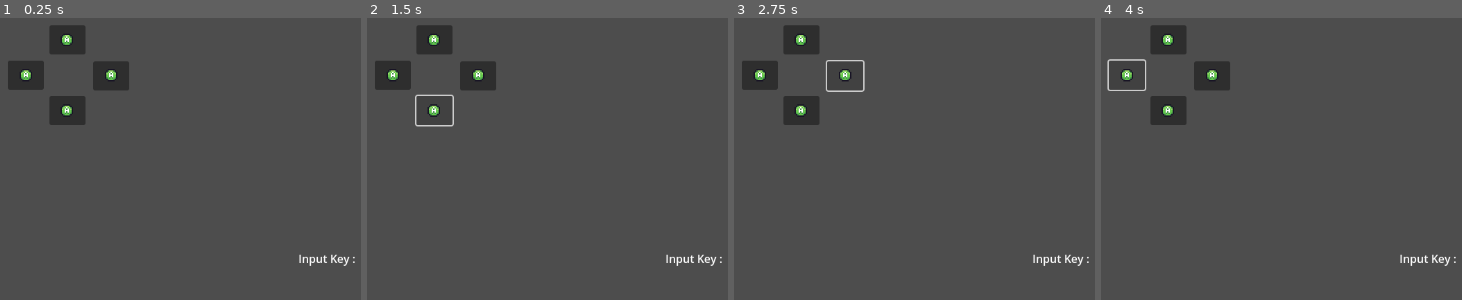
Above: before the commit, frames 1-4 (left to right).
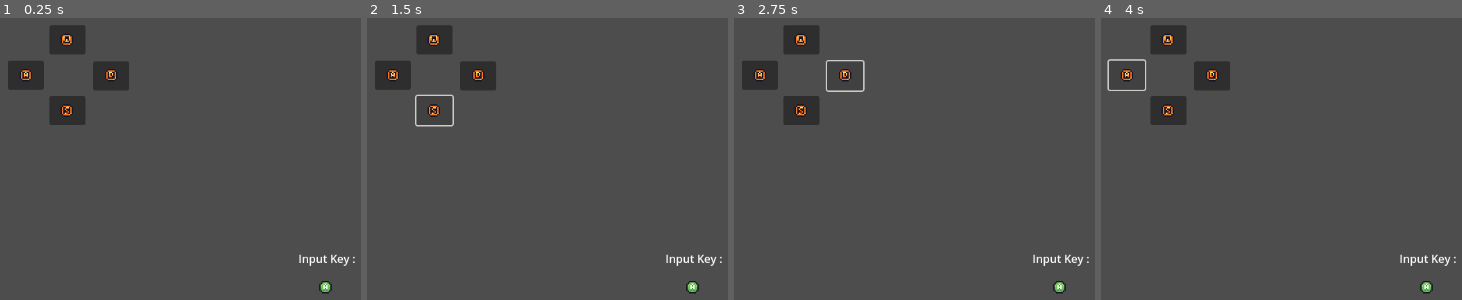
Above: after the commit, the same moments.

Repository: Lurjoy/KeyMappingTest
Game: Godot game, scene res://input_test.tscn
Two runs of this game, one before a commit and one after it. Both use one fixed random seed, a clock stepped at 60 frames per second and the inputs below.
Inputs (mouse positions are in pixels of both pictures, inside the frame that each line leads up to):
- Up to frame 1 (0.25 s): no input
- Up to frame 2 (1.5 s): click (435, 40) at 0.5 s; click (435, 111) at 1.25 s
- Up to frame 3 (2.75 s): click (845, 77) at 2.02 s
- Up to frame 4 (4 s): click (1212, 77) at 2.77 s; click (1126, 74) at 3.5 s

The runs differ from the first frame. In frame 1, 0.5% of the frame differs, in the area x 5-92%, y 6-98%; in frame 2, 0.5%; in frame 3, 0.5%; in frame 4, 0.5%.
Error before the commit: Invalid assignment of property or key 'frame' with value of type 'int' on a base object of type 'null instance'. (res://InputTest.gd:106)

Commit message:
7.27
on notepad

Diff:
--- a/InputTest.gd
+++ b/InputTest.gd
@@ -1,4 +1,6 @@
 extends Node2D
+
+# 스프라이트 - 키 매핑
 var key_sprite_map = {
 	"JOY_XBOX_A": 0,
 	"JOY_XBOX_B": 1,
@@ -47,59 +49,64 @@
 
 # 현재 설정할 액션 이름
 var current_action = ""
+@onready var spt_up = $btnUp/sptUp
+@onready var spt_dn = $btnDown/sptDn
+@onready var spt_rt = $btnRight/sptRt
+@onready var spt_lt = $btnLeft/sptLt
 
-# Sprite 노드 참조
-@onready var spt_up = $btnUp/sptUP
-@onready var spt_dn = $btnDown/sptDn
-@onready var spt_rt = $btnright/sptRt
-@onready var spt_lt = $btnLeft/sptLt
+# 현재 입력한 키를 보여주는 노드
 @onready var spt_input = $Label/sptInput
 
 # 버튼 노드 참조
 @onready var btn_up = $btnUp
 @onready var btn_down = $btnDown
-@onready var btn_right = $btnright
+@onready var btn_right = $btnRight
 @onready var btn_left = $btnLeft
 
+# 현재 리매핑 상태인지 구분하는 변수
+var is_input = false
+
 func _ready():
-	btn_up.pressed.connect(self._on_btn_up_pressed)
-	btn_down.pressed.connect(self._on_btn_down_pressed)
-	btn_right.pressed.connect(self._on_btn_right_pressed)
-	btn_left.pressed.connect(self._on_btn_left_pressed)
 	update_sprites()
 
 # 버튼 클릭 시 호출되는 함수
+# 버튼을 클릭하면, 리매핑 상태가 됨.
 func _on_btn_up_pressed():
 	current_action = "up"
-	show_input_prompt()
+	is_input = true
 
 func _on_btn_down_pressed():
 	current_action = "down"
-	show_input_prompt()
+	is_input = true
 
 func _on_btn_right_pressed():
 	current_action = "right"
-	show_input_prompt()
+	is_input = true
 
 func _on_btn_left_pressed():
 	current_action = "left"
-	show_input_prompt()
-
-# 사용자 입력 대기 상태 표시 함수
-func show_input_prompt():
-	spt_input.visible = true
+	is_input = true
 
 # 키 매핑 변경 및 스프라이트 업데이트 함수
 func _input(event):
-	if spt_input.visible:
-		if event is InputEventKey:
-			key_mapping[current_action] = event.scancode
-			spt_input.visible = false
+	if is_input:
+		# 리매핑 상태시, 키를 누르면
+		if event is InputEventKey and event.pressed:
+			# 해당 매핑된 키를 누른 키로 대체한다.
+			key_mapping[current_action] = event.physical_keycode
+			# 리매핑 상태 종료.
+			is_input = false
 			update_sprites()
-		elif event is InputEventJoypadButton:
+		# 리매핑 상태시, 조이패드 버튼 대응.
+		elif event is InputEventJoypadButton and event.pressed:
 			key_mapping[current_action] = "joypad_button_" + str(event.button_index)
-			spt_input.visible = false
+			is_input = false
 			update_sprites()
+		# 리매핑 상태가 아니면, (일반 상태라면)
+		# 누른 키를 해당 스프라이트에 표시한다.
+	else :
+		if event is InputEventKey and event.pressed:
+			spt_input.frame = key_sprite_map.get(event.physical_keycode)
 
 # 스프라이트 업데이트 함수
 func update_sprites():
@@ -107,8 +114,3 @@
 	spt_dn.frame = key_sprite_map.get(key_mapping["down"], -1)
 	spt_rt.frame = key_sprite_map.get(key_mapping["right"], -1)
 	spt_lt.frame = key_sprite_map.get(key_mapping["left"], -1)
-
-
-func _on_btnright_pressed():
-	current_action = "right"
-	show_input_prompt()
--- a/input_test.tscn
+++ b/input_test.tscn
@@ -32,13 +32,13 @@
 texture = ExtResource("2_21xey")
 hframes = 42
 
-[node name="btnright" type="Button" parent="."]
+[node name="btnRight" type="Button" parent="."]
 offset_left = 166.0
 offset_top = 90.0
 offset_right = 218.0
 offset_bottom = 132.0
 
-[node name="sptRt" type="Sprite2D" parent="btnright"]
+[node name="sptRt" type="Sprite2D" parent="btnRight"]
 texture_filter = 1
 position = Vector2(26, 20)
 scale = Vector2(2, 2)
@@ -67,12 +67,12 @@
 
 [node name="sptInput" type="Sprite2D" parent="Label"]
 texture_filter = 1
-position = Vector2(-393, -253)
+position = Vector2(39, 53)
 scale = Vector2(2, 2)
 texture = ExtResource("2_21xey")
 hframes = 42
 
 [connection signal="pressed" from="btnUp" to="." method="_on_btn_up_pressed"]
 [connection signal="pressed" from="btnDown" to="." method="_on_btn_down_pressed"]
-[connection signal="pressed" from="btnright" to="." method="_on_btnright_pressed"]
+[connection signal="pressed" from="btnRight" to="." method="_on_btn_right_pressed"]
 [connection signal="pressed" from="btnLeft" to="." method="_on_btn_left_pressed"]
--- a/project.godot
+++ b/project.godot
@@ -14,3 +14,7 @@
 run/main_scene="res://input_test.tscn"
 config/features=PackedStringArray("4.2", "Forward Plus")
 config/icon="res://icon.svg"
+
+[rendering]
+
+renderer/rendering_method="gl_compatibility"
